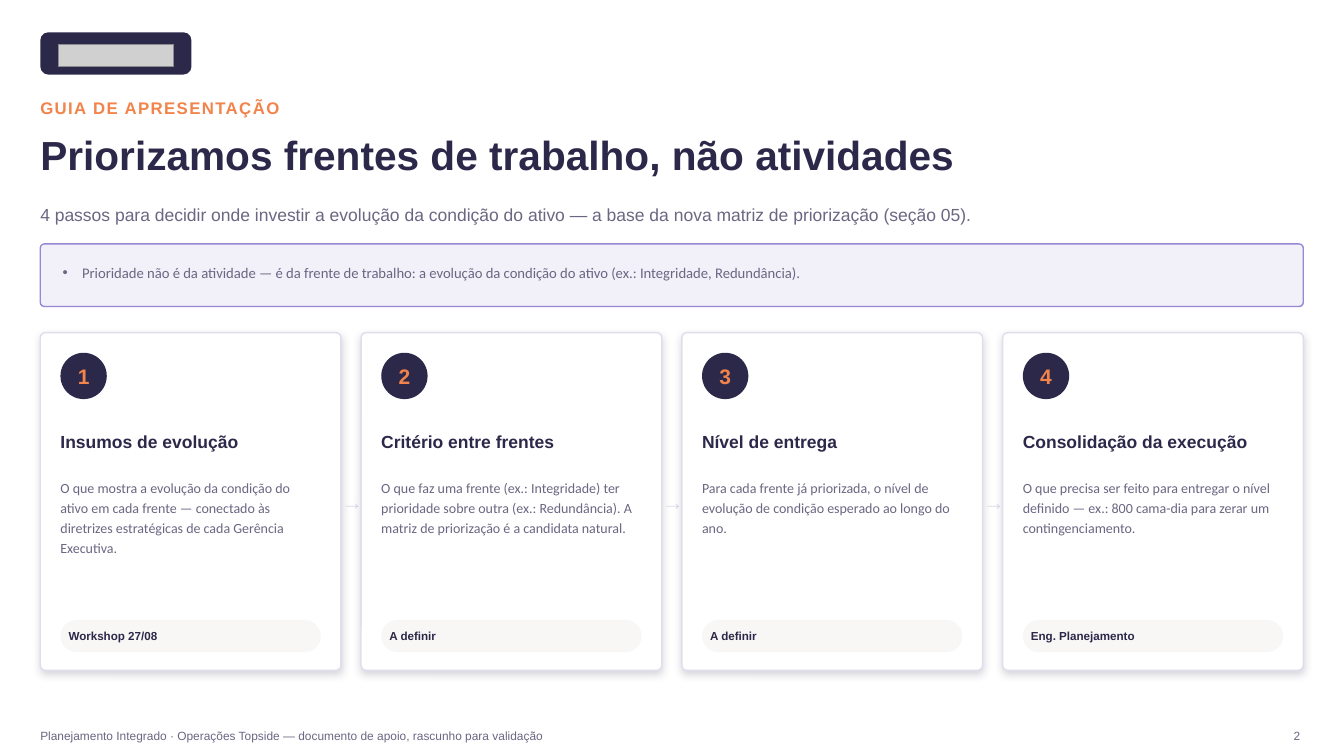
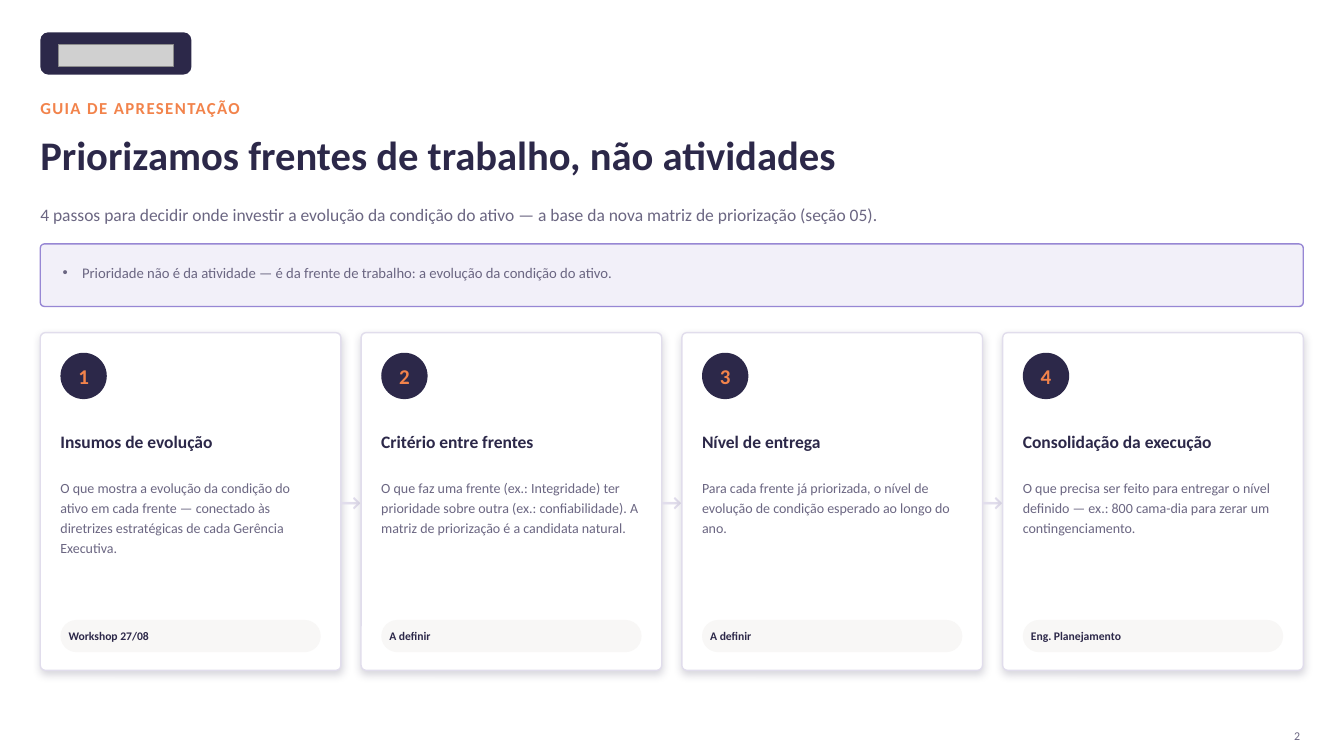
Before and after one commit to LucasRibaas/Planejamento, a slide deck: slide 3 of Planejamento_Integrado_Operacoes_Topside.pptx. Drawn at 1344x756 pixels with LibreOffice and Linux fonts; fonts in the diff are those of the drawing; grey boxes stand for pictures. Boxes give left, top, right and bottom in pixels: in the first picture for what was removed or moved away, otherwise in the second. Text is boxed around its words. In the diff, an @@ line names an element or a change of style, - is before the commit and + after.

```diff
--- a/Planejamento_Integrado_Operacoes_Topside.pptx
+++ b/Planejamento_Integrado_Operacoes_Topside.pptx
@@ text at box(82, 268, 612, 281): text changed @@
-• Prioridade não é da atividade — é da frente de trabalho: a evolução da condição do ativo (ex.: Integridade, Redundância).
+• Prioridade não é da atividade — é da frente de trabalho: a evolução da condição do ativo.
@@ text at box(381, 483, 638, 536): text changed @@
-O que faz uma frente (ex.: Integridade) ter prioridade sobre outra (ex.: Redundância). A matriz de priorização é a candidata natural.
+O que faz uma frente (ex.: Integridade) ter prioridade sobre outra (ex.: confiabilidade). A matriz de priorização é a candidata natural.
@@ font Arial to Calibri in 15 elements at box(40, 101, 240, 117), box(40, 141, 836, 176), box(40, 208, 877, 224), box(78, 370, 89, 384), box(60, 435, 212, 451), box(69, 632, 148, 642), box(381, 435, 533, 448), box(389, 632, 431, 640), box(702, 435, 820, 451), box(710, 632, 752, 640), box(1023, 435, 1212, 451), box(1031, 632, 1121, 642), box(341, 483, 361, 519), box(662, 483, 683, 519), box(983, 483, 1003, 519) @@
@@ text removed at box(40, 731, 542, 743) @@
-Planejamento Integrado · Operações Topside — documento de apoio, rascunho para validação
```
Also in this commit, not shown: 17 other slides changed, 5 slides added, 8 slides removed, 1 other file.
